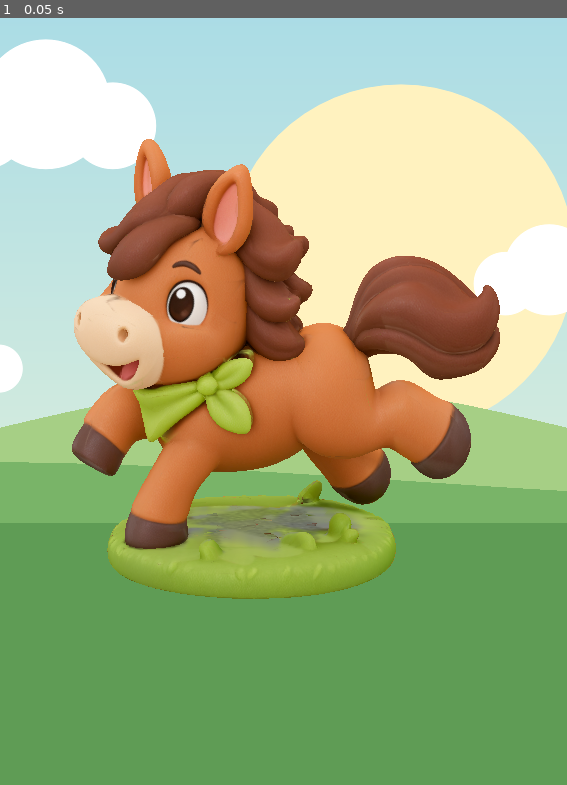
Above: before the commit, frame 1.
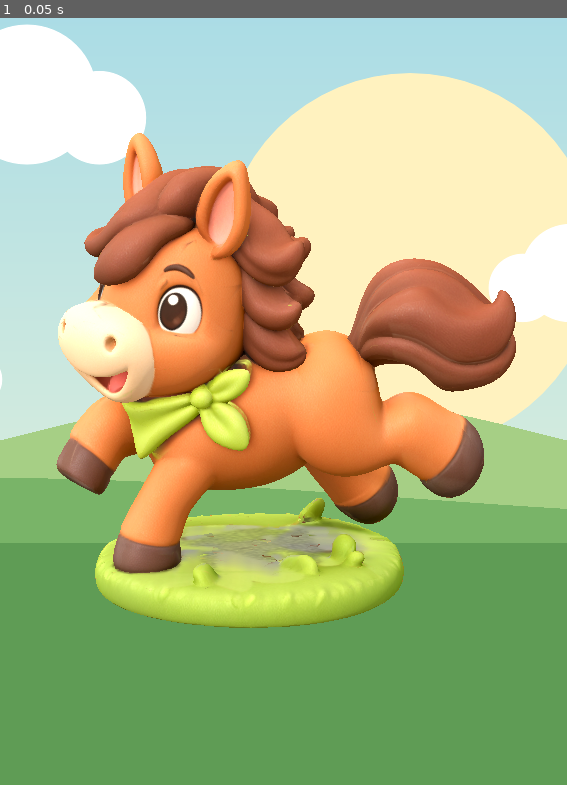
Above: after the commit, the same moment.

Repository: JongGakSeo/pleos-aaos-cash-drive
Game: Godot game, scene res://main.tscn
Same seed, same stepped clock (60 frames per second), same inputs: the game is played once before the commit and once after it.
Inputs:
- Up to frame 1 (0.05 s): no input

The runs differ from the first frame. In frame 1, 35% of the frame differs, in the area x 0-100%, y 0-80%.

Commit message:
Light theme models and fit them to Pleos layout panels
Use ambient fill and one key light instead of unlit textures, brighten the
night backdrops, and match camera framing to the Pleos navigation and panels.

Co-Authored-By: Claude Opus 5.5 <noreply@anthropic.com>

Diff:
--- a/godot/ThemeBackdrop.gd
+++ b/godot/ThemeBackdrop.gd
@@ -5,15 +5,15 @@
 const PALETTES := {
 	"horse": {
 		"day": {"sky1": "a8dbe6", "sky2": "f1f6d8", "far": "a6cf85", "near": "79b468", "ground": "5f9c55", "sun": "fff2bf", "cloud": "ffffff"},
-		"night": {"sky1": "12324a", "sky2": "3c6d6a", "far": "1f4a3f", "near": "163a31", "ground": "0f2c25", "sun": "f3e3a8", "cloud": "5f8a8a"},
+		"night": {"sky1": "1d4566", "sky2": "4f8a85", "far": "2b5f50", "near": "214c40", "ground": "1a3d33", "sun": "f3e3a8", "cloud": "5f8a8a"},
 	},
 	"mine": {
 		"day": {"sky1": "8a5a36", "sky2": "f2c98b", "far": "a8744a", "near": "8a5a36", "ground": "b89467", "sun": "fff0c0", "cloud": "0b7f7c"},
-		"night": {"sky1": "2c1a0f", "sky2": "6a3f1c", "far": "241409", "near": "33200f", "ground": "1d120b", "sun": "f2a83b", "cloud": "49d6d0"},
+		"night": {"sky1": "3a2414", "sky2": "8a5526", "far": "33200f", "near": "45301a", "ground": "2c1d12", "sun": "f2a83b", "cloud": "49d6d0"},
 	},
 	"mining": {
 		"day": {"sky1": "f5d9b0", "sky2": "f9ecd4", "far": "d99a63", "near": "c47b4b", "ground": "b3683f", "sun": "fff0b8", "cloud": "fff0b8"},
-		"night": {"sky1": "1a0f12", "sky2": "3a1d18", "far": "2f1712", "near": "43211a", "ground": "4f2a1f", "sun": "f4c23d", "cloud": "f4c23d"},
+		"night": {"sky1": "2a171a", "sky2": "5a2e24", "far": "45231b", "near": "5c2f24", "ground": "6a382a", "sun": "f4c23d", "cloud": "f4c23d"},
 	},
 }
 
--- a/godot/ThemeStage.gd
+++ b/godot/ThemeStage.gd
@@ -14,7 +14,11 @@
 const RATE_CAP_KPH := 60.0
 const CAMERA_FOV := 28.0
 const CAMERA_LIFT := 0.2
-const TINT := {"day": Color(1, 1, 1), "night": Color(0.74, 0.76, 0.86)}
+## Soft ambient fill plus one key light keeps the clay look bright without real-time shadows.
+const LIGHT := {
+	"day": {"ambient": Color(1.0, 0.98, 0.95), "ambient_energy": 0.95, "key": Color(1.0, 0.96, 0.9), "key_energy": 1.15},
+	"night": {"ambient": Color(0.86, 0.88, 1.0), "ambient_energy": 0.8, "key": Color(1.0, 0.9, 0.78), "key_energy": 0.95},
+}
 ## Effect anchors as fractions of the model's front view: x from left, y from top.
 const SPARK_AT := {"horse": Vector2(0.32, 0.92), "mine": Vector2(0.70, 0.42), "mining": Vector2(0.39, 0.25)}
 const SPARK_COLOR := {"horse": Color("c9dd8b"), "mine": Color("49d6d0"), "mining": Color("f4c23d")}
@@ -37,6 +41,8 @@
 var _backdrop: ThemeBackdrop
 var _sparks: CPUParticles3D
 var _glow: Sprite3D
+var _environment: Environment
+var _key_light: DirectionalLight3D
 var _model_size := Vector3(2, 2, 2)
 var _last_strike := 0
 
@@ -46,11 +52,16 @@
 	_backdrop = ThemeBackdrop.new()
 	layer.add_child(_backdrop)
 	add_child(layer)
-	var environment := Environment.new()
-	environment.background_mode = Environment.BG_CANVAS
+	_environment = Environment.new()
+	_environment.background_mode = Environment.BG_CANVAS
+	_environment.ambient_light_source = Environment.AMBIENT_SOURCE_COLOR
 	var world := WorldEnvironment.new()
-	world.environment = environment
+	world.environment = _environment
 	add_child(world)
+	_key_light = DirectionalLight3D.new()
+	_key_light.rotation_degrees = Vector3(-38, -32, 0)
+	_key_light.shadow_enabled = false
+	add_child(_key_light)
 	_camera = Camera3D.new()
 	_camera.fov = CAMERA_FOV
 	add_child(_camera)
@@ -243,10 +254,17 @@
 	var mesh_node := _first_mesh(_model)
 	var source := mesh_node.mesh.surface_get_material(0)
 	var material := StandardMaterial3D.new()
-	material.shading_mode = BaseMaterial3D.SHADING_MODE_UNSHADED
 	material.albedo_texture = (source as BaseMaterial3D).albedo_texture
-	material.albedo_color = TINT[theme_name]
+	material.normal_enabled = (source as BaseMaterial3D).normal_texture != null
+	material.normal_texture = (source as BaseMaterial3D).normal_texture
+	material.roughness = 0.82
+	material.specular_mode = BaseMaterial3D.SPECULAR_SCHLICK_GGX
 	mesh_node.material_override = material
+	var light: Dictionary = LIGHT[theme_name]
+	_environment.ambient_light_color = light["ambient"]
+	_environment.ambient_light_energy = light["ambient_energy"]
+	_key_light.light_color = light["key"]
+	_key_light.light_energy = light["key_energy"]
 	_backdrop.configure(skin_id, theme_name)
 
 func _layout() -> void:
@@ -260,9 +278,10 @@
 		return
 	var aspect := view.x / view.y
 	var is_wide := aspect >= 1.4
-	var top := 0.11
-	var bottom := 0.04 if is_wide else 0.19
-	var right := 0.285 if is_wide else 0.0
+	# Matches the Pleos page navigation (112dp), bottom figures (176dp) and wide side panel (440dp).
+	var top := 0.14 if is_wide else 0.095
+	var bottom := 0.03 if is_wide else 0.15
+	var right := 0.27 if is_wide else 0.0
 	var usable := 1.0 - top - bottom
 	var half_tan := tan(deg_to_rad(CAMERA_FOV) * 0.5)
 	var by_height := _model_size.y * 1.08 / (usable * 0.92) / (2.0 * half_tan)
